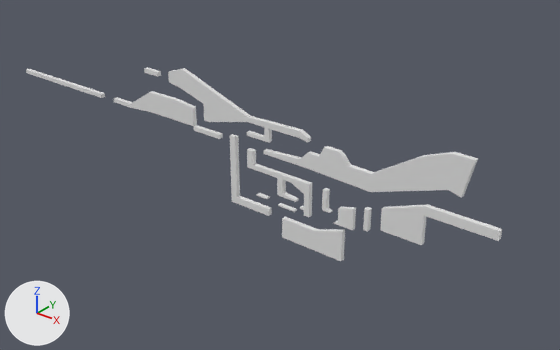
Renders of the glTF model scenes/Maps/Nivel1.glb from each side of a commit.
Before and after are seen from a 50 mm lens placed at (353.0, -225.0, 130.0), pointed at (164.0, 12.0, -17.0). The lights are fixed; the arrows at lower left show +X, +Y and +Z. The older version comes first. Where no turn or scale is listed for an object, it has been applied to the vertices. Vertices at exactly the same position are counted once.
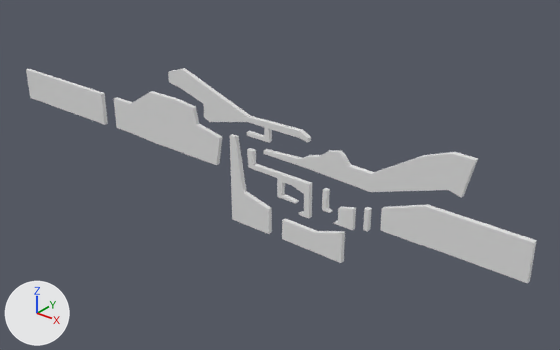
The edits, one by one:
me_cube is used by ob_cube; location (2.7, 0.0, 0.0).
me_cube had 8 vertices, 12 faces and spanned x -1.0..60.2, y -1.0..1.0, z -1.0..1.0.
me_cube now has 8 vertices, 12 faces and spans x -1.0..60.2, y -1.0..1.0, z -14.9..1.0.
me_cube part 1: the whole mesh is scaled about its middle by (1, 1, 7.94), then moved by (0.0, 0.0, -6.9).
me_cube_003 is used by ob_cube_003; location (72.1, 0.0, 0.0).
me_cube_003 had 18 vertices, 32 faces and spanned x -0.2..53.0, y -1.0..1.0, z -1.0..9.8.
me_cube_003 now has 24 vertices, 44 faces and spans x -0.2..68.3, y -1.0..1.0, z -15.0..9.8.
Part 2, on me_cube_003:
2 vertices are removed from x 53.0, y -1.0..1.0, z 0.1.
9 faces are deleted.
4 vertices in x -0.2..11.7, y -1.0..1.0, z -1.0 move by (0.0, 0.0, -13.3).
2 vertices move from x 25.6, y -1.0..1.0, z 0.1 to x 25.6, y -1.0..1.0, z -15.0.
8 vertices are added at x 53.0..68.3, y -1.0..1.0, z -15.0..1.3.
21 new faces join them.
me_cube_009 is used by ob_cube_007; location (165.3, 0.0, -0.9).
Verts and faces of me_cube_009; kept vertices keep their numbers, new ones are numbered from 103.
Before the commit, vertices of me_cube_009: 0 (22.0, 1.0, 6.0) at pixel (310, 151), 2 (22.0, -1.0, 6.0) at pixel (307, 152), 75 (30.0, -1.0, 10.0) at pixel (324, 147), 76 (30.0, 1.0, 10.0) at pixel (327, 145).
me_cube_009 had 103 vertices, 194 faces and spanned x -70.0..92.0, y -1.0..1.0, z -2.0..26.0.
me_cube_009 now has 95 vertices, 182 faces and spans x -54.0..92.0, y -1.0..1.0, z -2.0..26.0.
me_cube_009 part 3: the loose piece of 8 vertices spanning x -70.0..-61.0, y -1.0..1.0, z 20.0..22.0 is deleted.
Part 4, on me_cube_009:
Vertex 0 moves to (22.0, 1.0, 4.0), pixel (310, 154).
Vertex 2 moves to (22.0, -1.0, 4.0), pixel (307, 156).
Vertex 75 moves to (31.0, -1.0, 9.0), pixel (326, 152).
Vertex 76 moves to (31.0, 1.0, 9.0), pixel (329, 150).
Other edits to the shape of me_cube_009 do not show in these pictures.
me_cube_010 is used by ob_cube_008; location (156.1, 0.0, -6.6).
me_cube_010 had 148 vertices, 254 faces and spanned x -9.7..112.6, y -1.0..1.0, z -31.6..8.0.
me_cube_010 now has 132 vertices, 234 faces and spans x -9.7..124.7, y -1.0..1.0, z -32.7..8.0.
me_cube_010 part 5: the loose piece of 12 vertices spanning x 18.9..49.3, y -1.0..1.0, z -31.6..-17.7 is moved by (0.0, 0.0, -0.8).
me_cube_010 part 6: the loose piece of 8 vertices spanning x 16.7..25.2, y -1.0..1.0, z -17.1..-16.4 is deleted.
me_cube_010 part 7: the loose piece of 8 vertices spanning x 4.8..10.6, y -1.0..1.0, z -16.0..-15.4 is deleted.
me_cube_010 part 8: 19 vertices moved from x -9.7..26.0, y -1.0..1.0, z -23.7..-4.1 to x -9.7..26.0, y -1.0..1.0, z -32.7..-3.8; 9 vertices removed from x 16.3..32.7, y -1.0..1.0, z -17.1..-4.1; 17 vertices added at x 16.3..32.7, y -1.0..1.0, z -17.6..-5.2.
me_cube_010 part 9: 6 vertices moved from x 84.1..112.6, y -1.0..1.0, z 1.4..5.2 to x 84.1..124.7, y -1.0..1.0, z -10.7..5.2.
Other edits to the shape of me_cube_010 do not show in these pictures.
Object 'Cube.005' (ob_cube_005) is deleted.

Pixel boxes [x1, y1, x2, y2] of what changed, in the pictures (560 x 350 px; the box of a moved part takes in the faces that stretch with it):
'Cube.008', reshaped (13% wider, 18% taller)
    before: [230, 134, 502, 261]
    after: [230, 134, 537, 284]
'Cube.007', reshaped (7% narrower)
    before: [144, 67, 478, 198]
    after: [168, 68, 478, 198]
'Cube.003', reshaped (30% wider, 108% taller)
    before: [114, 91, 197, 126]
    after: [114, 91, 222, 165]
'Cube', moved, rescaled (90% taller)
    before: [26, 69, 105, 98]
    after: [26, 69, 108, 125]
'Cube.005', deleted
    before: [194, 125, 223, 139]
part 1 of me_cube, moved or reshaped
    before: [26, 70, 105, 98]
    after: [26, 70, 108, 125]
part 2 of me_cube_003, built on
    before: [114, 99, 197, 126]
    after: [114, 99, 222, 165]
part 3 of me_cube_009, deleted
    before: [144, 67, 161, 77]
part 4 of me_cube_009, moved or reshaped
    before: [300, 146, 342, 172]
    after: [300, 150, 342, 172]
part 5 of me_cube_010, moved or reshaped
    before: [282, 217, 345, 261]
    after: [282, 218, 345, 263]
part 6 of me_cube_010, deleted
    before: [278, 203, 297, 212]
part 7 of me_cube_010, deleted
    before: [256, 193, 270, 199]
part 8 of me_cube_010, moved or reshaped
    before: [230, 136, 312, 217]
    after: [230, 136, 312, 234]
part 9 of me_cube_010, moved or reshaped
    before: [380, 205, 502, 245]
    after: [380, 205, 537, 284]
